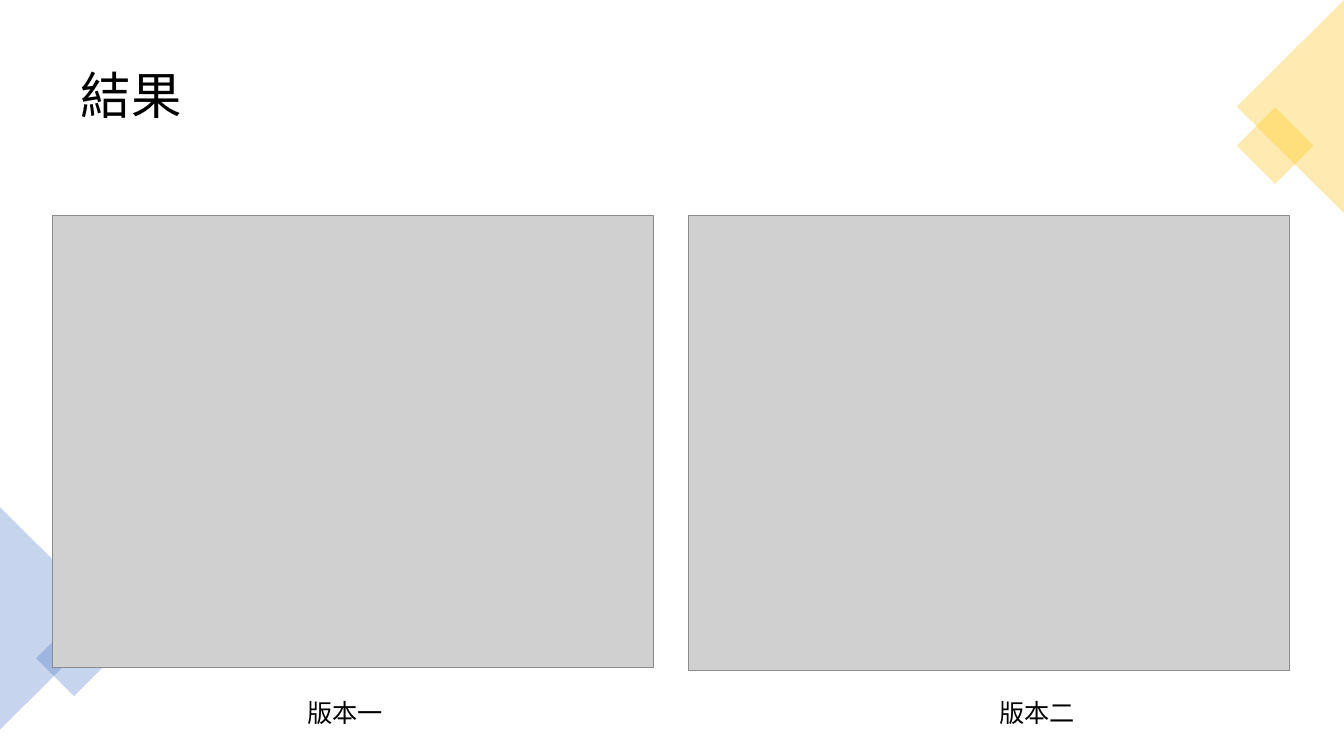
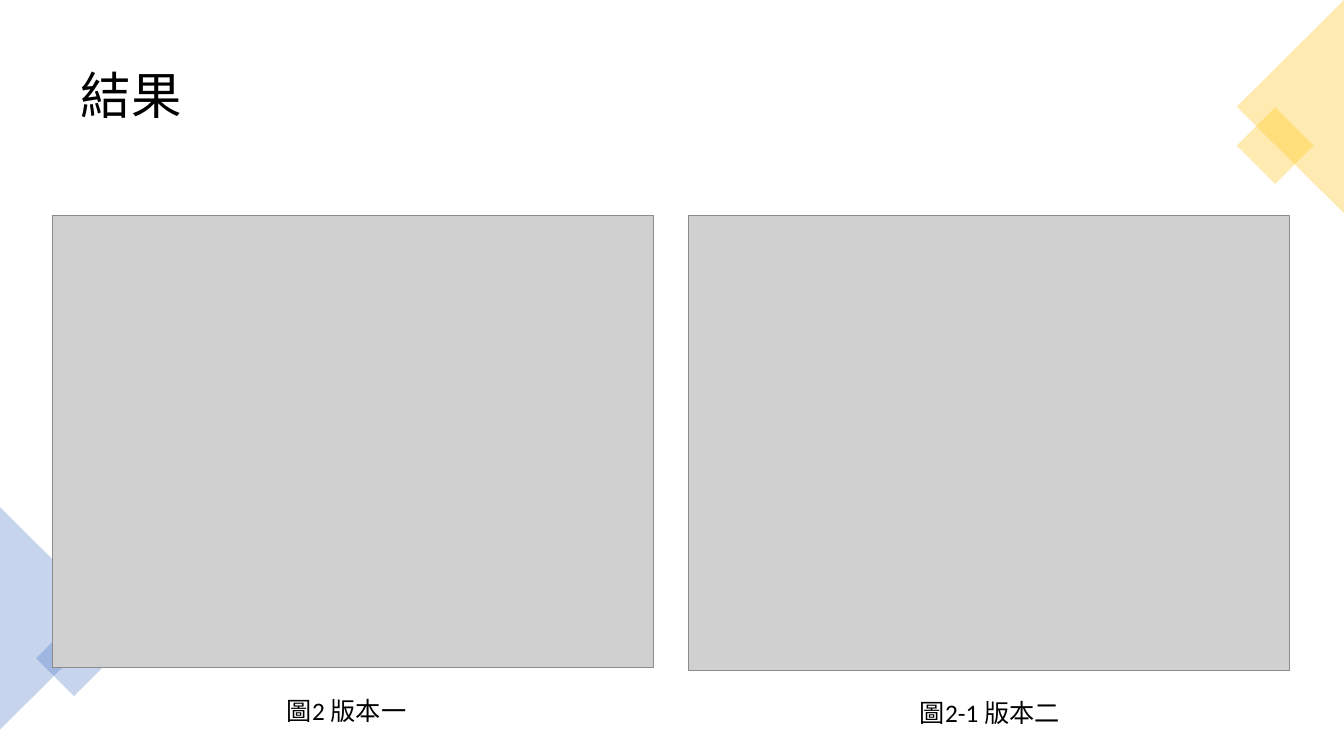
Before and after one commit to CBA107048/HW.2, a slide deck: slide 6 of 使用Python製作貪吃蛇遊戲.pptx. Drawn at 1344x756 pixels with LibreOffice and Linux fonts; fonts in the diff are those of the drawing; grey boxes stand for pictures. Boxes give left, top, right and bottom in pixels: in the first picture for what was removed or moved away, otherwise in the second. Text is boxed around its words. In the diff, an @@ line names an element or a change of style, - is before the commit and + after.

```diff
--- a/使用Python製作貪吃蛇遊戲.pptx
+++ b/使用Python製作貪吃蛇遊戲.pptx
@@ text at <box>287,699,407,722</box>: text changed @@
-版本一
+圖2 版本一
@@ text at <box>920,701,1060,724</box>: text changed @@
-版本二
+圖2-1 版本二
```
Also in this commit, not shown: 2 other slides changed, 2 slides added.
